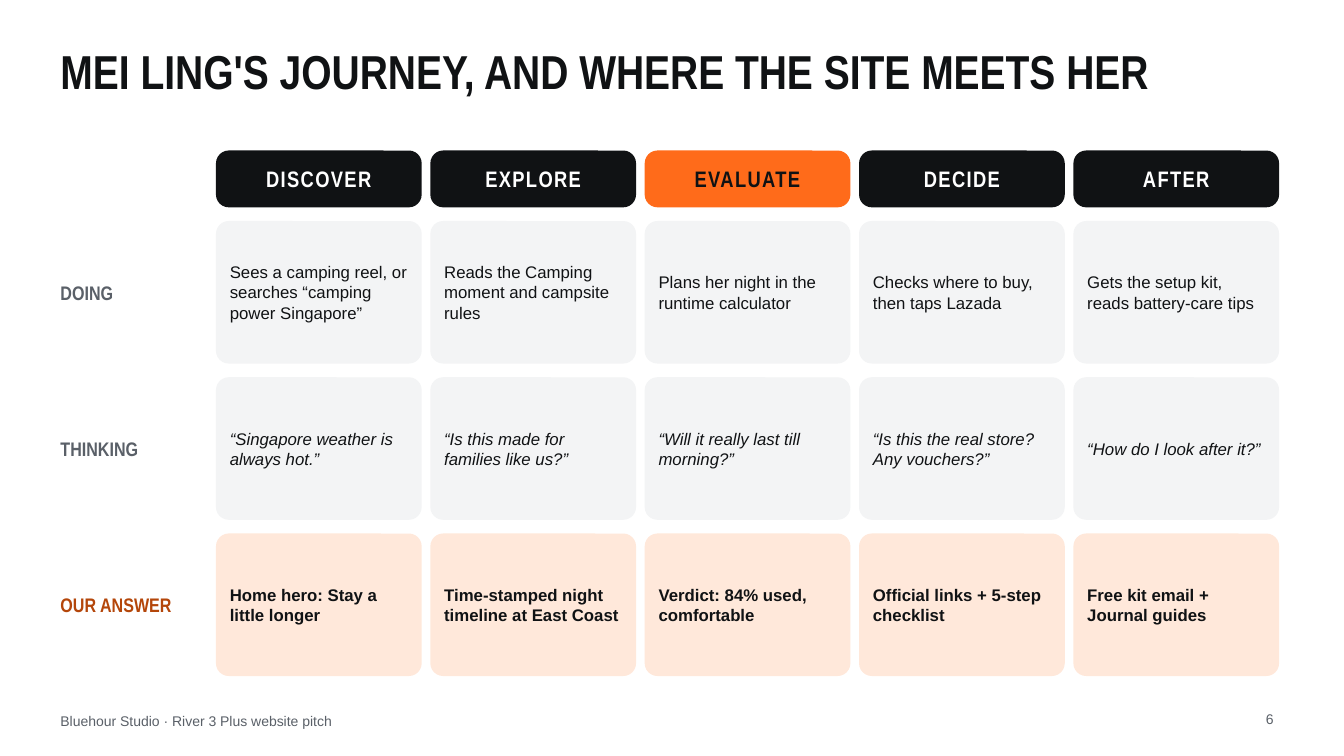
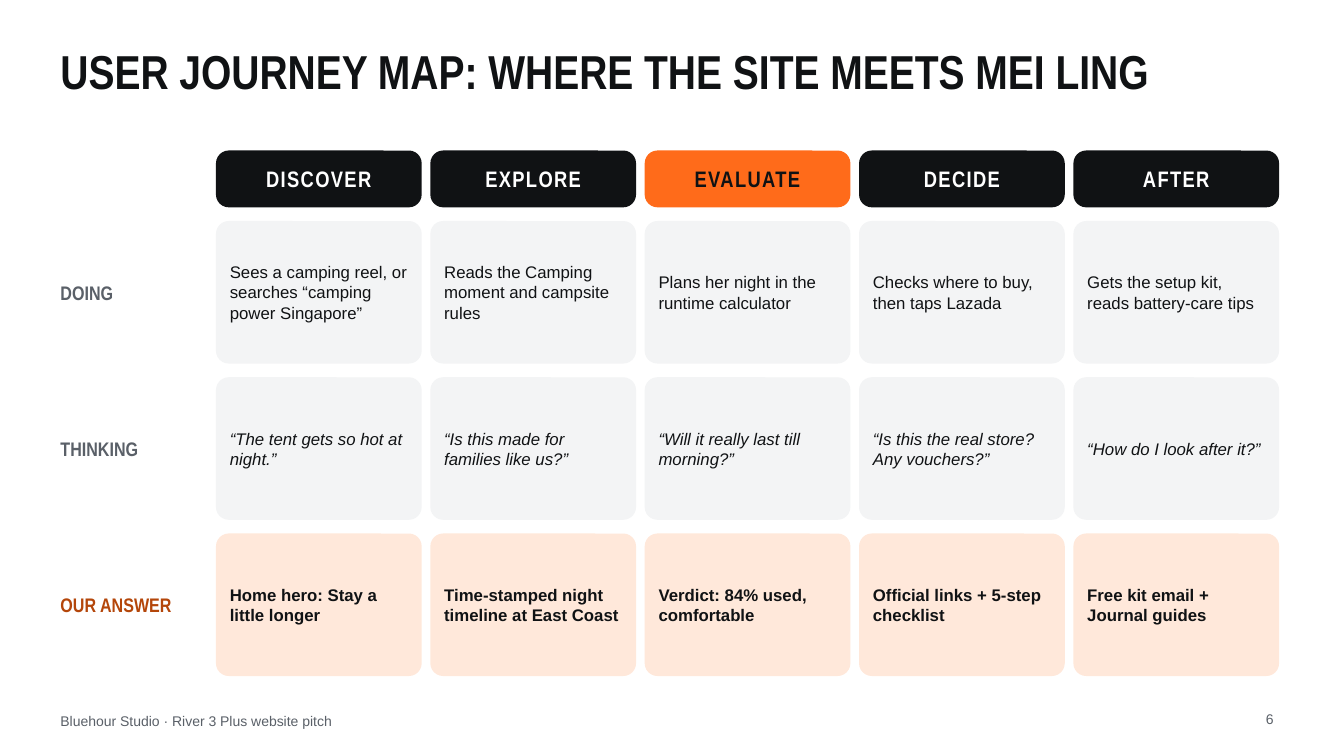
Before and after one commit to thecpinsiders/CS2024-Project-Website, a slide deck: slide 6 of Bluehour-Pitch-Deck.pptx. Drawn at 1344x756 pixels with LibreOffice and Linux fonts; fonts in the diff are those of the drawing. Boxes give left, top, right and bottom in pixels: in the first picture for what was removed or moved away, otherwise in the second. Text is boxed around its words. In the diff, an @@ line names an element or a change of style, - is before the commit and + after.

```diff
--- a/Bluehour-Pitch-Deck.pptx
+++ b/Bluehour-Pitch-Deck.pptx
@@ title at [60,55,1149,90]: text changed @@
-MEI LING'S JOURNEY, AND WHERE THE SITE MEETS HER
+USER JOURNEY MAP: WHERE THE SITE MEETS MEI LING
@@ text at [230,433,402,469]: text changed @@
-“Singapore weather is always hot.”
+“The tent gets so hot at night.”
```
Also in this commit, not shown: 3 other slides changed.
